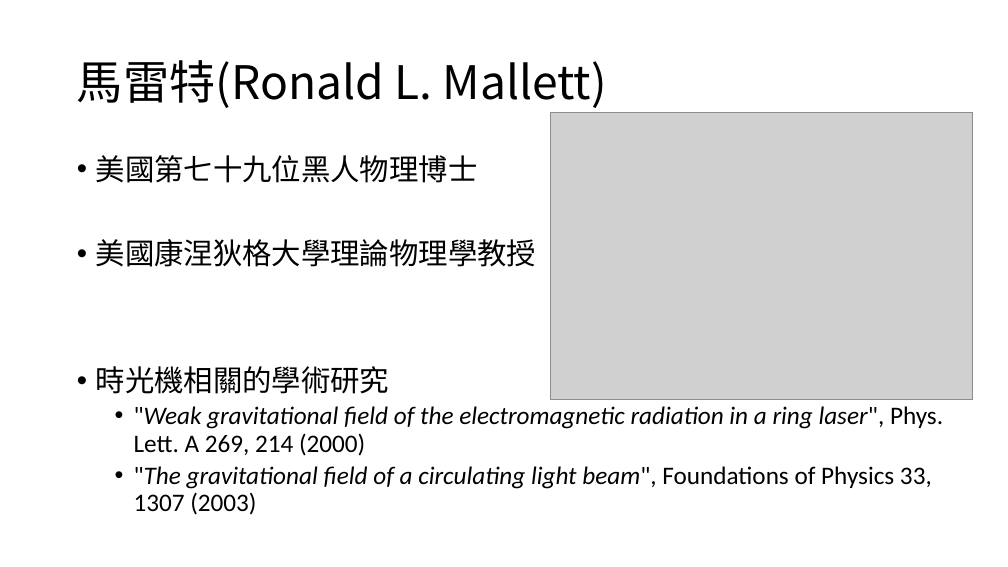
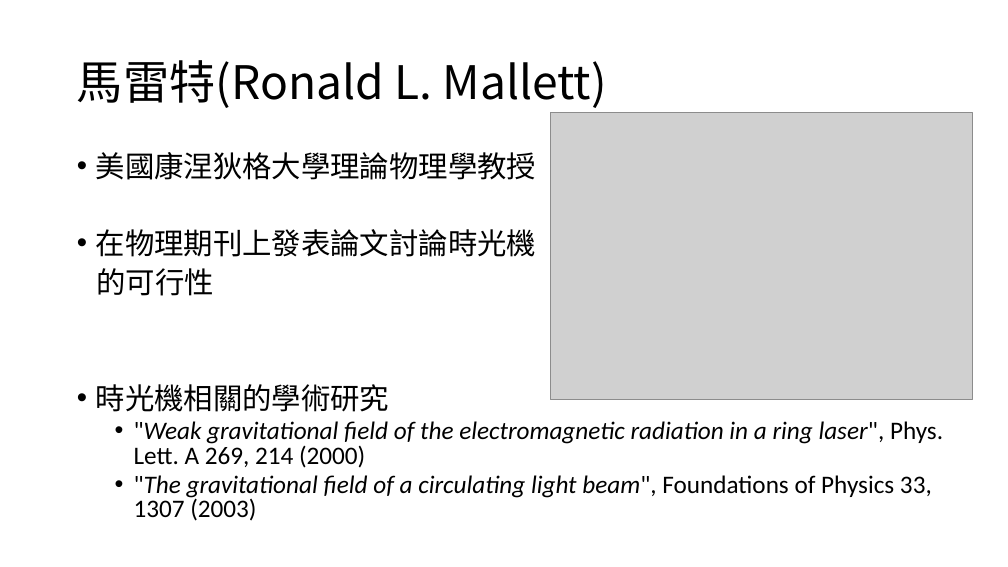
Before and after one commit to TaiChunYen/git, a slide deck: slide 3 of W044週報_戴君諺.pptx. Drawn at 1008x567 pixels with LibreOffice and Linux fonts; fonts in the diff are those of the drawing; grey boxes stand for pictures. Boxes give left, top, right and bottom in pixels: in the first picture for what was removed or moved away, otherwise in the second. Text is boxed around its words. In the diff, an @@ line names an element or a change of style, - is before the commit and + after.

```diff
--- a/W044週報_戴君諺.pptx
+++ b/W044週報_戴君諺.pptx
@@ text at (x1=96, y1=155, x2=478, y2=183): paragraph removed @@
-• 美國第七十九位黑人物理博士
@@ text at (x1=96, y1=152, x2=943, y2=521): line spacing 0.9 to 0.8 @@
@@ text at (x1=96, y1=229, x2=536, y2=296): paragraphs added @@
+• 在物理期刊上發表論文討論時光機
+的可行性
```
Also in this commit, not shown: 6 other slides changed, 1 slide removed.
